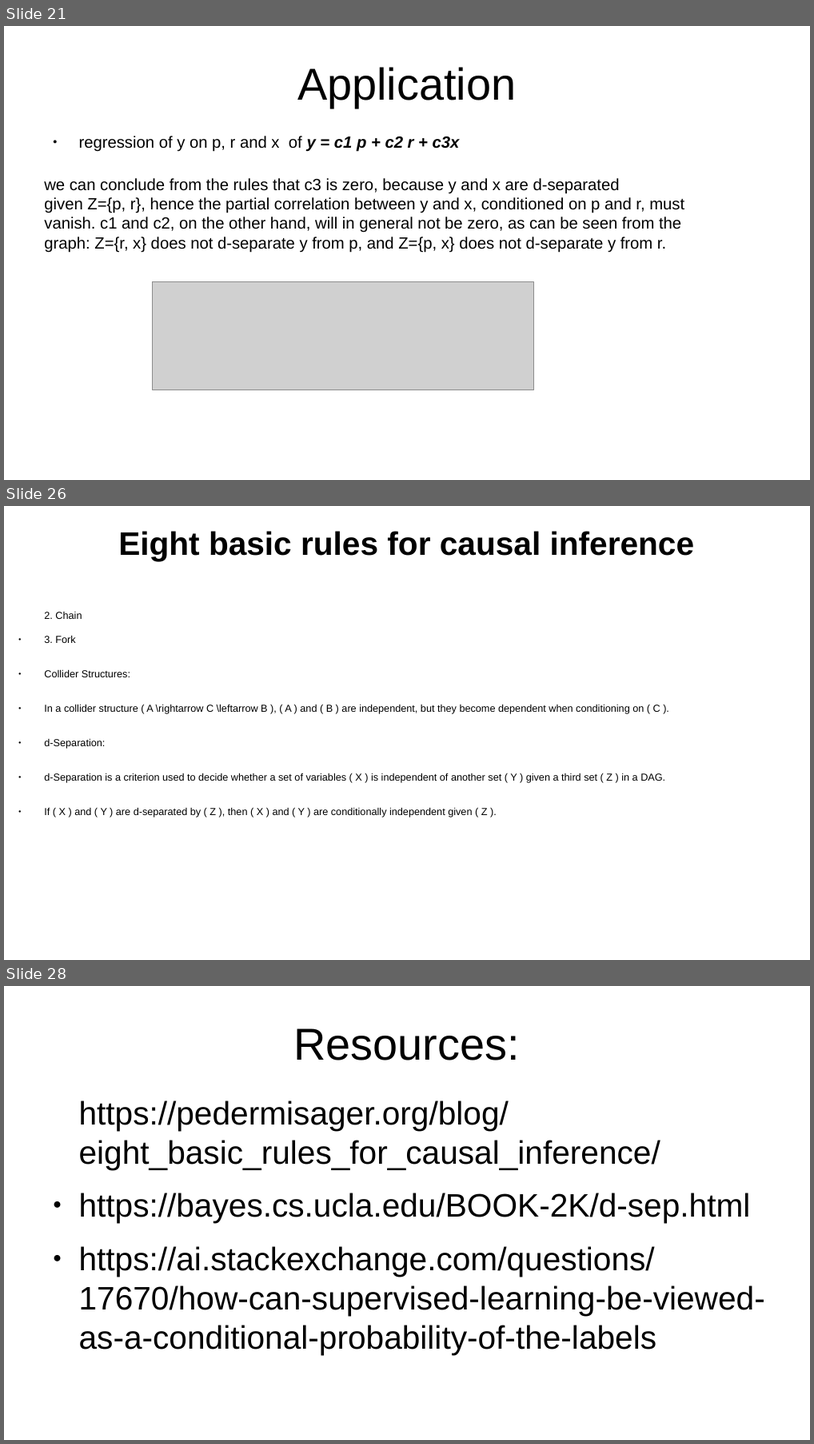
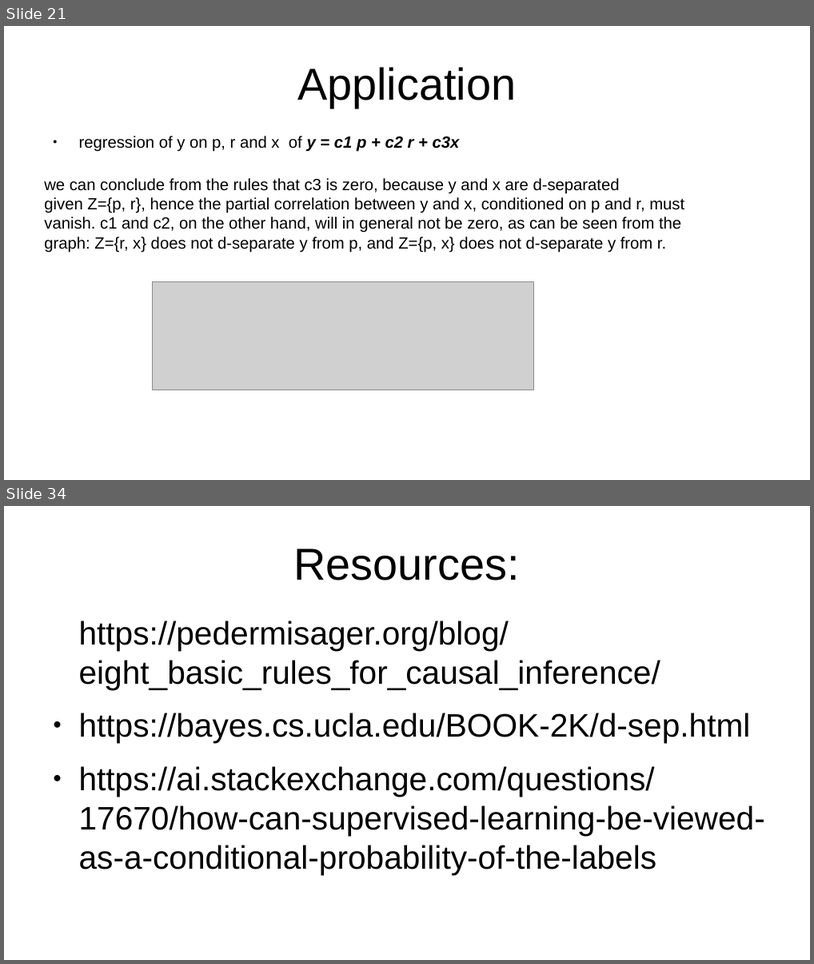
Before and after one commit to emoen/CausalityDiscoveryCrunchDAO, a slide deck: presentation/HIBRAIN_March_25.odp. Shown one above the other, each under a label of ours: slides 21, 26 and 28 before the commit, slides 21 and 34 after it; the slides between them are not shown. The pictures are 814x1444 and 814x964 pixels, drawn with LibreOffice and Linux fonts; fonts in the diff are those of the drawing; grey boxes stand for pictures. Boxes give left, top, right and bottom in pixels: in the first picture for what was removed or moved away, otherwise in the second. Text is boxed around its words. In the diff, an @@ line names an element or a change of style, - is before the commit and + after.

```diff
--- a/presentation/HIBRAIN_March_25.odp
+++ b/presentation/HIBRAIN_March_25.odp
@@ slide 26 removed at [4,506,810,960], background #FFFFFF @@
@@ title removed at [118,531,695,561] @@
-Eight basic rules for causal inference
@@ text removed at [44,612,666,817] @@
-2. Chain
-● 3. Fork
-● Collider Structures:
-● In a collider structure ( A \rightarrow C \leftarrow B ), ( A ) and ( B ) are independent, but they become dependent when conditioning on ( C ).
-● d-Separation:
-● d-Separation is a criterion used to decide whether a set of variables ( X ) is independent of another set ( Y ) given a third set ( Z ) in a DAG.
-● If ( X ) and ( Y ) are d-separated by ( Z ), then ( X ) and ( Y ) are conditionally independent given ( Z ).
@@ what was slide 28 is now slide 34 @@
```
Also in this commit, not shown: 4 slides changed, 11 slides added, 4 other slides removed, 1 other file.
